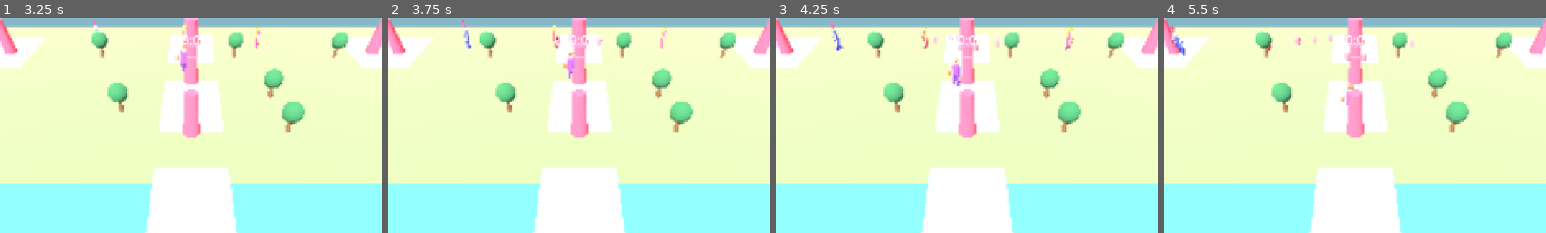
Above: before the commit, frames 1-4 (left to right).
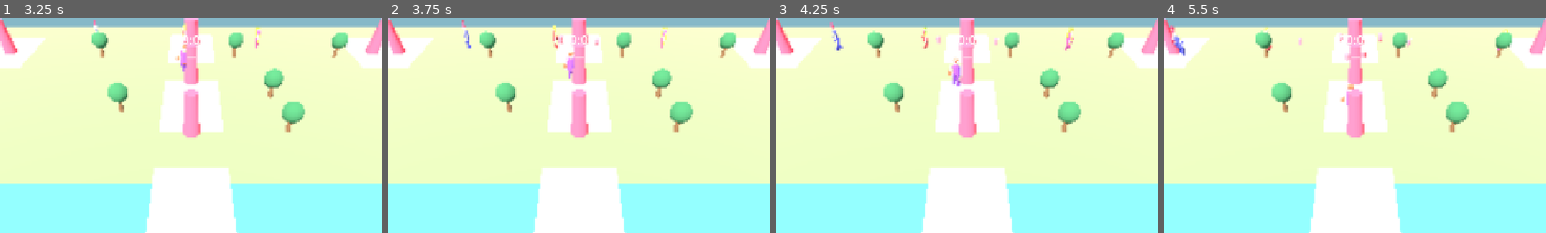
Above: after the commit, the same moments.

Repository: Ruzakj/moba-anime-3d
Game: Godot game, scene res://ui/menu/MainMenu.tscn
The game is run twice, just before and just after one commit, with the same random seed, the same clock (stepped at 60 frames per second) and the same inputs.
Inputs:
- Up to frame 1 (3.25 s): click "START GAME" at 0.5 s; click "ENTER BATTLE" at 1.25 s; click "ATK" at 2 s; click "S1" at 2.75 s
- Up to frame 2 (3.75 s): click "S1 4.3" at 3.5 s
- Up to frame 3 (4.25 s): no input
- Up to frame 4 (5.5 s): click "S1 3.5" at 4.25 s; click "S1 2.8" at 5 s
The pictures show only the part of the screen within x 25-75%, y 0-50%; the shares and areas given below are measured in that part.

Frame 1 is identical in both runs. In frame 2, 0.1% of the frame differs, in the area x 44-56%, y 7-15%; in frame 3, 0.2%; in frame 4, 0.3%, in the area x 34-66%, y 6-20%.

Commit message:
feat: harden lane waves and battlefield lifecycle

Diff:
--- a/world/BattleMap.gd
+++ b/world/BattleMap.gd
@@ -6,6 +6,7 @@
 var blue_base:=Vector3(0,0,38)
 var red_base:=Vector3(0,0,-38)
 var wave_timer:=2.0
+var wave_count:=0
 var match_over:=false
 var match_time:=0.0
 var blue_kills:=0
@@ -70,14 +71,25 @@
 	ai.setup(h,path,blue_base if h.team==0 else red_base)
 
 func _spawn_wave()->void:
+	wave_count+=1
 	for lane in lanes:
 		for team in 2:
 			var source:Array=Array(lanes[lane]).duplicate()
 			if team==1:source.reverse()
 			var path:Array[Vector3]=[]
 			for p in source:path.append(p)
-			for i in 3:
-				var m=MinionUnit.new();add_child(m);m.global_position=(blue_base if team==0 else red_base)+Vector3((i-1)*.8,0,0);m.setup(team,path);m.add_to_group("combatant")
+			_spawn_minion(team,path,-1.0,"MELEE")
+			_spawn_minion(team,path,0.0,"MELEE")
+			_spawn_minion(team,path,1.0,"RANGED")
+			if wave_count%3==0:_spawn_minion(team,path,1.8,"SIEGE")
+
+func _spawn_minion(team:int,path:Array[Vector3],offset:float,kind:String)->void:
+	var m=MinionUnit.new();add_child(m);m.global_position=(blue_base if team==0 else red_base)+Vector3(offset,0,0);m.setup(team,path,kind);m.add_to_group("combatant");m.add_to_group("minion");m.died.connect(_on_minion_died)
+
+func _on_minion_died(m:MinionUnit)->void:
+	get_tree().create_timer(1.2).timeout.connect(func():
+		if is_instance_valid(m):m.queue_free()
+	)
 
 func _on_hero_died(h:ProceduralHero,spawn:Vector3)->void:
 	if h.team==TEAM_BLUE:red_kills+=1
